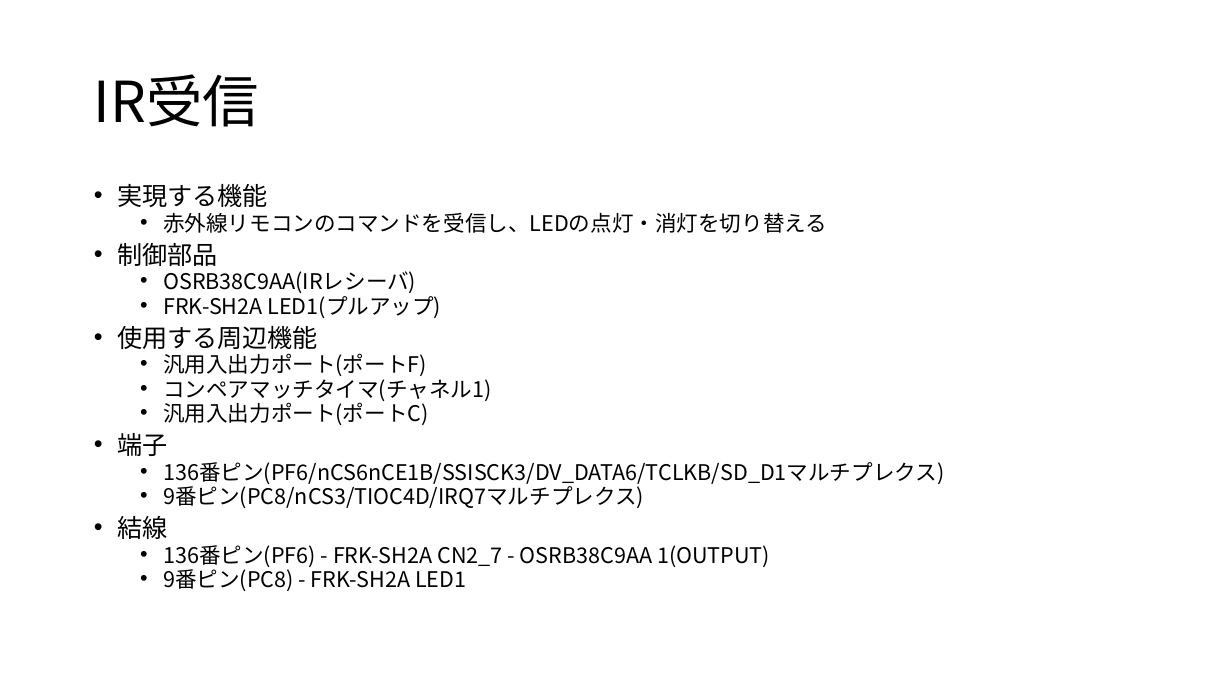
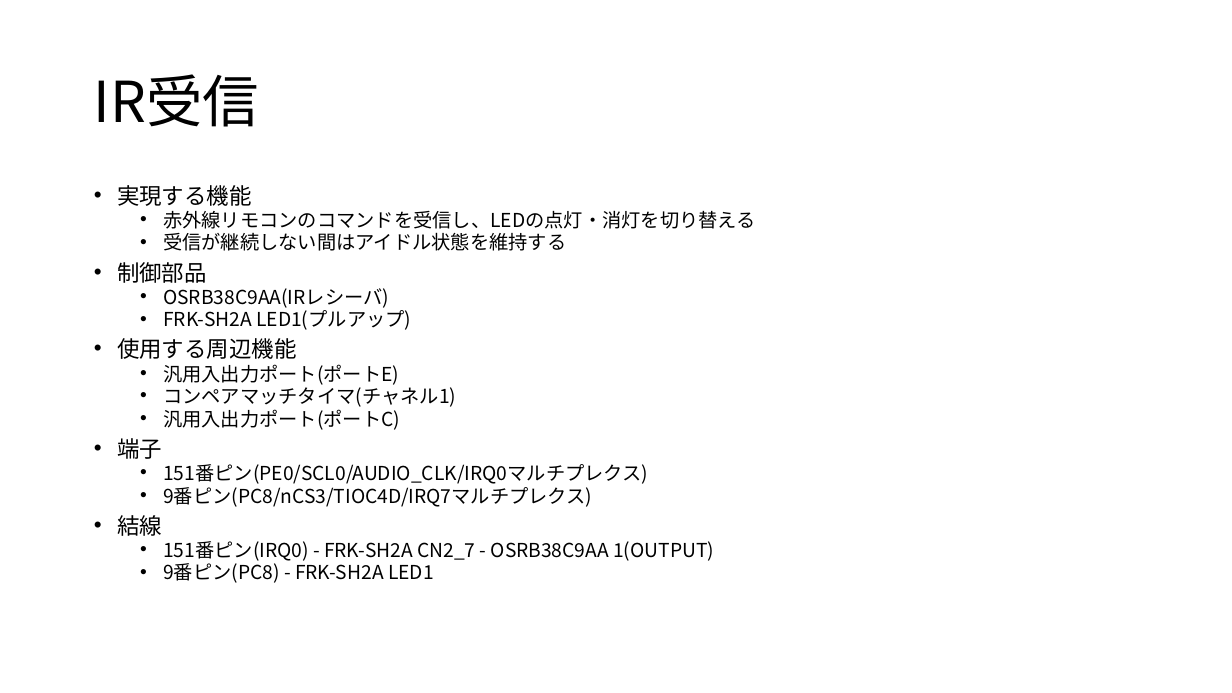
Before and after one commit to moku828/sh7262_an, a slide deck: slide 55 of SH7262アプリケーションノート.pptx (slide 50 before the commit). Drawn at 1232x693 pixels with LibreOffice and Linux fonts; fonts in the diff are those of the drawing. Boxes give left, top, right and bottom in pixels: in the first picture for what was removed or moved away, otherwise in the second. Text is boxed around its words. In the diff, an @@ line names an element or a change of style, - is before the commit and + after.

```diff
--- a/SH7262アプリケーションノート.pptx
+++ b/SH7262アプリケーションノート.pptx
@@ text at (117,185,756,583): size 19.6 to 17.5 pt in "実現する機能", "制御部品", "使用する周辺機能", "端子" and 1 more places; size 16.8 to 15 pt in "赤外線リモコンのコマンドを受信し、LEDの点灯・消灯を切り替える", "OSRB38C9AA(IRレシーバ)", "FRK-SH2A LED1(プルアップ)", "コンペアマッチタイマ(チャネル1)" and 3 more places @@
@@ text at (163,232,566,251): paragraph added @@
+  • 受信が継続しない間はアイドル状態を維持する
@@ text at (163,364,399,385): text changed; size 16.8 to 15 pt @@
-  • 汎用入出力ポート(ポートF)
+  • 汎用入出力ポート(ポートE)
@@ text at (163,464,648,484): text changed; size 16.8 to 15 pt @@
-  • 136番ピン(PF6/nCS6nCE1B/SSISCK3/DV_DATA6/TCLKB/SD_D1マルチプレクス)
+  • 151番ピン(PE0/SCL0/AUDIO_CLK/IRQ0マルチプレクス)
@@ text at (163,541,714,561): text changed; size 16.8 to 15 pt @@
-  • 136番ピン(PF6) - FRK-SH2A CN2_7 - OSRB38C9AA 1(OUTPUT)
+  • 151番ピン(IRQ0) - FRK-SH2A CN2_7 - OSRB38C9AA 1(OUTPUT)
```
Also in this commit, not shown: 5 other slides changed, 6 slides added, 4 other files.
